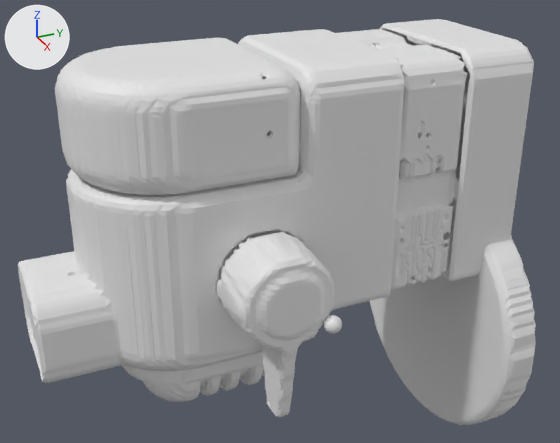
One commit to the glTF model assets/overfit/dcce3ee3d0e8/ours.glb: the scene before it, then after it.
Camera for both pictures: a camera (50 mm lens) standing at (2.6, -1.12, 1.52) and looking at (-0.06, 0.08, 0.19). Lighting does not change. The marker at upper left points along +X, +Y and +Z. The first picture is the older version. Where no turn or scale is listed for an object, it has been applied to the vertices.

Before the edit, the objects in view are built like this:
```python
me_geometry_0 = bpy.data.meshes.new('geometry_0')
me_geometry_0.from_pydata(...)  # 13073 vertices, 26138 faces; spans x -0.59..0.58, y 0.63..1.01, z -0.92..0.92
me_geometry_1 = bpy.data.meshes.new('geometry_1')
me_geometry_1.from_pydata(...)  # 8106 vertices, 16570 faces; spans x -0.338..0.331, y 0.327..0.669, z -0.008..0.9
me_geometry_2 = bpy.data.meshes.new('geometry_2')
me_geometry_2.from_pydata(...)  # 22534 vertices, 45180 faces; spans x -0.36..0.36, y -0.95..0.65, z -0.19..0.92
me_geometry_3 = bpy.data.meshes.new('geometry_3')
me_geometry_3.from_pydata(...)  # 2137 vertices, 4266 faces; spans x 0.341..0.62, y -0.346..0.022, z -0.322..0.371
me_geometry_4 = bpy.data.meshes.new('geometry_4')
me_geometry_4.from_pydata(...)  # 3961 vertices, 7946 faces; spans x -0.24..0.238, y -0.637..0.062, z -0.484..-0.174
me_geometry_5 = bpy.data.meshes.new('geometry_5')
me_geometry_5.from_pydata(...)  # 9940 vertices, 19892 faces; spans x -0.356..0.353, y -0.753..0.008, z 0.524..0.918
ob_g0 = bpy.data.objects.new('g0', me_geometry_0)
ob_g0.location = (0.0, 0.0, 0.0)
ob_g1 = bpy.data.objects.new('g1', me_geometry_1)
ob_g1.location = (0.0, 0.0, 0.0)
ob_g2 = bpy.data.objects.new('g2', me_geometry_2)
ob_g2.location = (0.0, 0.0, 0.0)
ob_g3 = bpy.data.objects.new('g3', me_geometry_3)
ob_g3.location = (0.0, 0.0, 0.0)
ob_g4 = bpy.data.objects.new('g4', me_geometry_4)
ob_g4.location = (0.0, 0.0, 0.0)
ob_g5 = bpy.data.objects.new('g5', me_geometry_5)
ob_g5.location = (0.0, 0.0, 0.0)
```
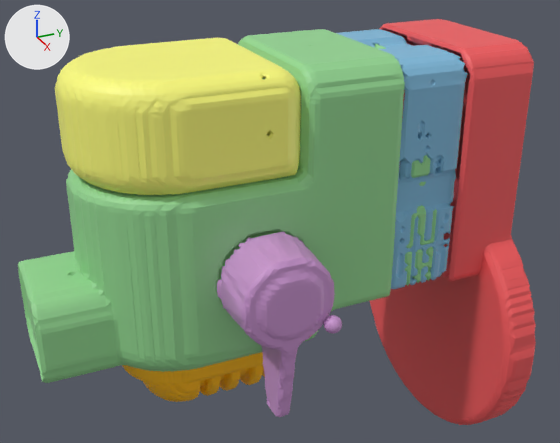
Where the change shows, as pixel boxes (x1, y1, x2, y2) in the pictures (560 x 443 px):
'g2', recoloured (white to green): (18, 29, 437, 383) in both
'g0', recoloured (white to red): (370, 19, 536, 425) in both
'g5', recoloured (white to yellow): (55, 38, 301, 195) in both
'g1', recoloured (white to blue): (337, 29, 468, 289) in both
'g3', recoloured (white to pink): (217, 231, 342, 417) in both
'g4', recoloured (white to brown): (122, 352, 265, 402) in both

Edits to the bpy script that builds the scene:
```text
Add mat_defaultmaterial_005:
    mat_defaultmaterial_005 = bpy.data.materials.new('DefaultMaterial.005')
    mat_defaultmaterial_005.use_nodes = True; mat_defaultmaterial_005.node_tree.nodes.clear()
    _N = mat_defaultmaterial_005.node_tree.nodes; _L = mat_defaultmaterial_005.node_tree.links
    n0 = _N.new('ShaderNodeOutputMaterial'); n0.name = 'Material Output'
    n1 = _N.new('ShaderNodeBsdfPrincipled'); n1.name = 'Principled BSDF'
    n2 = _N.new('ShaderNodeVertexColor'); n2.name = 'Color Attribute'
    _L.new(n1.outputs[0], n0.inputs[0])  # 'BSDF' to 'Surface'
    _L.new(n2.outputs[0], n1.inputs[0])  # 'Color' to 'Base Color'
Add mat_defaultmaterial_004:
    mat_defaultmaterial_004 = bpy.data.materials.new('DefaultMaterial.004')
    mat_defaultmaterial_004.use_nodes = True; mat_defaultmaterial_004.node_tree.nodes.clear()
    _N = mat_defaultmaterial_004.node_tree.nodes; _L = mat_defaultmaterial_004.node_tree.links
    n0 = _N.new('ShaderNodeOutputMaterial'); n0.name = 'Material Output'
    n1 = _N.new('ShaderNodeBsdfPrincipled'); n1.name = 'Principled BSDF'
    n2 = _N.new('ShaderNodeVertexColor'); n2.name = 'Color Attribute'
    _L.new(n1.outputs[0], n0.inputs[0])  # 'BSDF' to 'Surface'
    _L.new(n2.outputs[0], n1.inputs[0])  # 'Color' to 'Base Color'
Add mat_defaultmaterial_003:
    mat_defaultmaterial_003 = bpy.data.materials.new('DefaultMaterial.003')
    mat_defaultmaterial_003.use_nodes = True; mat_defaultmaterial_003.node_tree.nodes.clear()
    _N = mat_defaultmaterial_003.node_tree.nodes; _L = mat_defaultmaterial_003.node_tree.links
    n0 = _N.new('ShaderNodeOutputMaterial'); n0.name = 'Material Output'
    n1 = _N.new('ShaderNodeBsdfPrincipled'); n1.name = 'Principled BSDF'
    n2 = _N.new('ShaderNodeVertexColor'); n2.name = 'Color Attribute'
    _L.new(n1.outputs[0], n0.inputs[0])  # 'BSDF' to 'Surface'
    _L.new(n2.outputs[0], n1.inputs[0])  # 'Color' to 'Base Color'
Add mat_defaultmaterial_002:
    mat_defaultmaterial_002 = bpy.data.materials.new('DefaultMaterial.002')
    mat_defaultmaterial_002.use_nodes = True; mat_defaultmaterial_002.node_tree.nodes.clear()
    _N = mat_defaultmaterial_002.node_tree.nodes; _L = mat_defaultmaterial_002.node_tree.links
    n0 = _N.new('ShaderNodeOutputMaterial'); n0.name = 'Material Output'
    n1 = _N.new('ShaderNodeBsdfPrincipled'); n1.name = 'Principled BSDF'
    n2 = _N.new('ShaderNodeVertexColor'); n2.name = 'Color Attribute'
    _L.new(n1.outputs[0], n0.inputs[0])  # 'BSDF' to 'Surface'
    _L.new(n2.outputs[0], n1.inputs[0])  # 'Color' to 'Base Color'
Add mat_defaultmaterial_001:
    mat_defaultmaterial_001 = bpy.data.materials.new('DefaultMaterial.001')
    mat_defaultmaterial_001.use_nodes = True; mat_defaultmaterial_001.node_tree.nodes.clear()
    _N = mat_defaultmaterial_001.node_tree.nodes; _L = mat_defaultmaterial_001.node_tree.links
    n0 = _N.new('ShaderNodeOutputMaterial'); n0.name = 'Material Output'
    n1 = _N.new('ShaderNodeBsdfPrincipled'); n1.name = 'Principled BSDF'
    n2 = _N.new('ShaderNodeVertexColor'); n2.name = 'Color Attribute'
    _L.new(n1.outputs[0], n0.inputs[0])  # 'BSDF' to 'Surface'
    _L.new(n2.outputs[0], n1.inputs[0])  # 'Color' to 'Base Color'
Add mat_defaultmaterial:
    mat_defaultmaterial = bpy.data.materials.new('DefaultMaterial')
    mat_defaultmaterial.use_nodes = True; mat_defaultmaterial.node_tree.nodes.clear()
    _N = mat_defaultmaterial.node_tree.nodes; _L = mat_defaultmaterial.node_tree.links
    n0 = _N.new('ShaderNodeOutputMaterial'); n0.name = 'Material Output'
    n1 = _N.new('ShaderNodeBsdfPrincipled'); n1.name = 'Principled BSDF'
    n2 = _N.new('ShaderNodeVertexColor'); n2.name = 'Color Attribute'
    _L.new(n1.outputs[0], n0.inputs[0])  # 'BSDF' to 'Surface'
    _L.new(n2.outputs[0], n1.inputs[0])  # 'Color' to 'Base Color'
Change me_geometry_0:
    where me_geometry_0.from_pydata(...)  # 13073 vertices, 26138 faces; spans x -0.59..0.58, y 0.63..1.01, z -0.92..0.92
    me_geometry_0 part 1: vertex colours changed
    add me_geometry_0.materials.append(mat_defaultmaterial)
Change me_geometry_1:
    where me_geometry_1.from_pydata(...)  # 8106 vertices, 16570 faces; spans x -0.338..0.331, y 0.327..0.669, z -0.008..0.9
    add me_geometry_1.materials.append(mat_defaultmaterial_001)
Change me_geometry_2:
    where me_geometry_2.from_pydata(...)  # 22534 vertices, 45180 faces; spans x -0.36..0.36, y -0.95..0.65, z -0.19..0.92
    me_geometry_2 part 2: vertex colours changed
    add me_geometry_2.materials.append(mat_defaultmaterial_002)
Change me_geometry_3:
    where me_geometry_3.from_pydata(...)  # 2137 vertices, 4266 faces; spans x 0.341..0.62, y -0.346..0.022, z -0.322..0.371
    me_geometry_3 part 3: vertex colours changed
    add me_geometry_3.materials.append(mat_defaultmaterial_003)
Change me_geometry_4:
    where me_geometry_4.from_pydata(...)  # 3961 vertices, 7946 faces; spans x -0.24..0.238, y -0.637..0.062, z -0.484..-0.174
    me_geometry_4 part 4: vertex colours changed
    add me_geometry_4.materials.append(mat_defaultmaterial_004)
Change me_geometry_5:
    where me_geometry_5.from_pydata(...)  # 9940 vertices, 19892 faces; spans x -0.356..0.353, y -0.753..0.008, z 0.524..0.918
    me_geometry_5 part 5: vertex colours changed
    add me_geometry_5.materials.append(mat_defaultmaterial_005)
```
